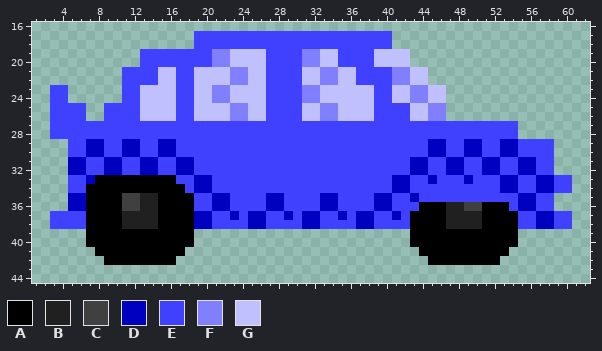
A pixel-art sprite gets an edit: Jump Jumps Racer.gmx/sprites/images/spr_Car_3.png. The first picture shows the starting point.
The file is 64x64 pixels. Shown: x 1..62, y 16..44.
Palette (. is transparent): A #000000  B #202020  C #404040  D #0000c0  E #4040ff  F #8080ff  G #c0c0ff
Pixels before, first column x 3:
17 ................EEEEEEEEEEEEEEEEEEEEEE....................
18 ................EEEEEEEEEEEEEEEEEEEEEE....................
19 ..........EEEEEEEEFFGGGGEEEEFFGGEEEEGGGG..................
20 ..........EEEEEEEEFFGGGGEEEEFFGGEEEEGGGG..................
21 ........EEEEGGEEGGGGFFGGEEEEGGFFGGEEEEFFGG................
22 ........EEEEGGEEGGGGFFGGEEEEGGFFGGEEEEFFGG................
23 EE......EEGGGGEEGGFFGGGGEEEEFFGGGGGGEEGGFFGG..............
24 EE......EEGGGGEEGGFFGGGGEEEEFFGGGGGGEEGGFFGG..............
25 EEEE..EEEEGGGGEEGGGGFFGGEEEEGGFFGGGGEEEEGGFF..............
26 EEEE..EEEEGGGGEEGGGGFFGGEEEEGGFFGGGGEEEEGGFF..............
27 EEEEEEEEEEEEEEEEEEEEEEEEEEEEEEEEEEEEEEEEEEEEEEEEEEEE......
28 EEEEEEEEEEEEEEEEEEEEEEEEEEEEEEEEEEEEEEEEEEEEEEEEEEEE......
29 ..EEDDEEDDEEDDEEEEEEEEEEEEEEEEEEEEEEEEEEEEDDEEDDEEDDEEEE..
30 ..EEDDEEDDEEDDEEEEEEEEEEEEEEEEEEEEEEEEEEEEDDEEDDEEDDEEEE..
31 ..DDEEDDEEDDEEDDEEEEEEEEEEEEEEEEEEEEEEEEDDEEDDEEDDEEDDEE..
32 ..DDEEDDEEDDEEDDEEEEEEEEEEEEEEEEEEEEEEEEDDEEDDEEDDEEDDEE..
33 ..EEDAAAAAAAAAEEDDEEEEEEEEEEEEEEEEEEEEDDEEDEEEDEEEDDEEDDEE
34 ..EEAAAAAAAAAAAEDDEEEEEEEEEEEEEEEEEEEEDDEEEEEEEEEEDDEEDDEE
35 ..DDAAAACCBBAAAAEEDDEEEEDDEEEEDDEEEEDDEEDEEEEEEEEEEEDDEE..
36 ..DDAAAACCBBAAAAEEDDEEEEDDEEEEDDEEEEDDEEEAAABBCCAAAEDDEE..
37 EEEEAAAABBBBAAAADDEEDEDDEEDEDDEEDEDDEEDEAAAABBBBAAAAEEDDEE
38 EEEEAAAABBBBAAAADDEEEEDDEEEEDDEEEEDDEEEEAAAABBBBAAAAEEDDEE
39 ....AAAAAAAAAAAA........................AAAAAAAAAAAA......
40 ....AAAAAAAAAAAA........................AAAAAAAAAAAA......
41 .....AAAAAAAAAA..........................AAAAAAAAAA.......
42 ......AAAAAAAA............................AAAAAAAA........
And afterwards:
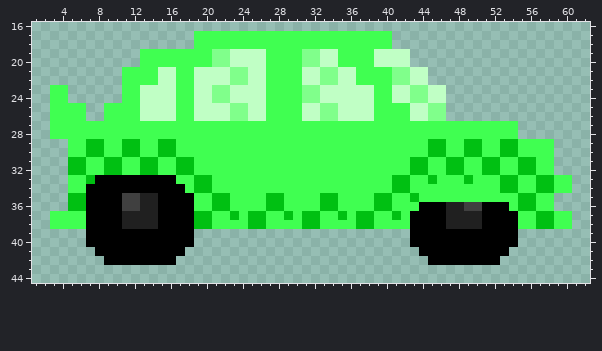
The exact change:
Colour D changes from #0000c0 to #00c012.
Colour E changes from #4040ff to #40ff51.
Colour F changes from #8080ff to #80ff8b.
Colour G changes from #c0c0ff to #c0ffc5.
Pixel boxes of the changes (left, top, right, bottom) in both pictures:
changed: (50, 31, 572, 229)
